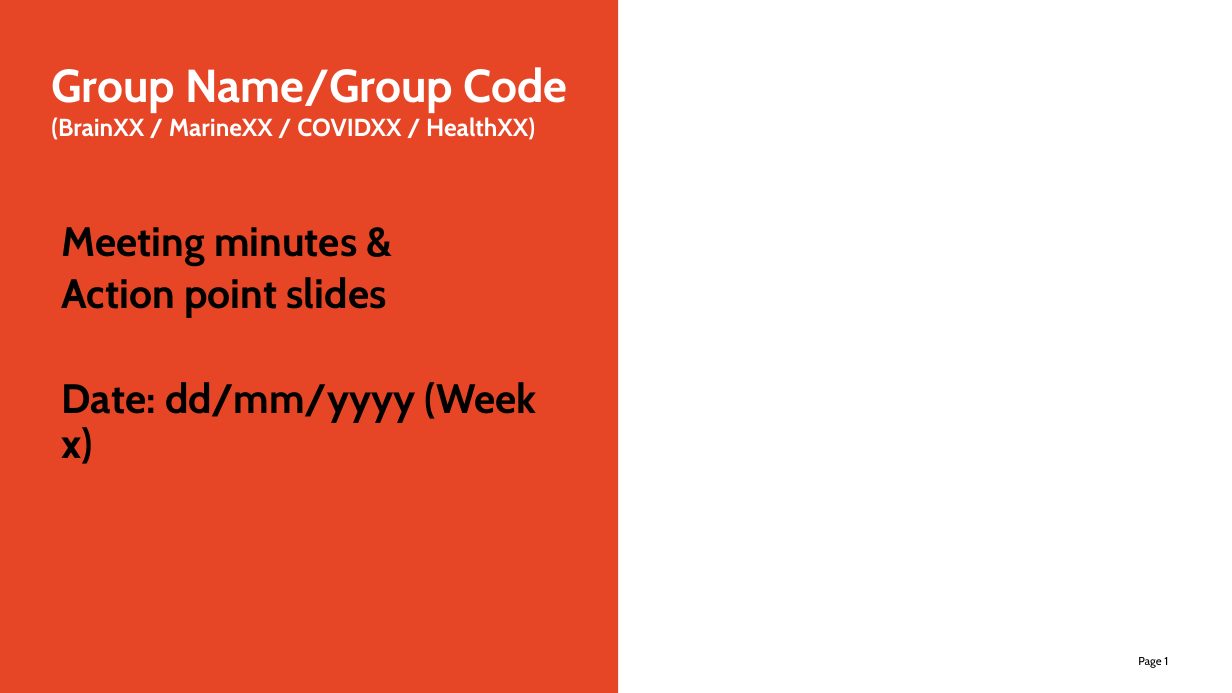
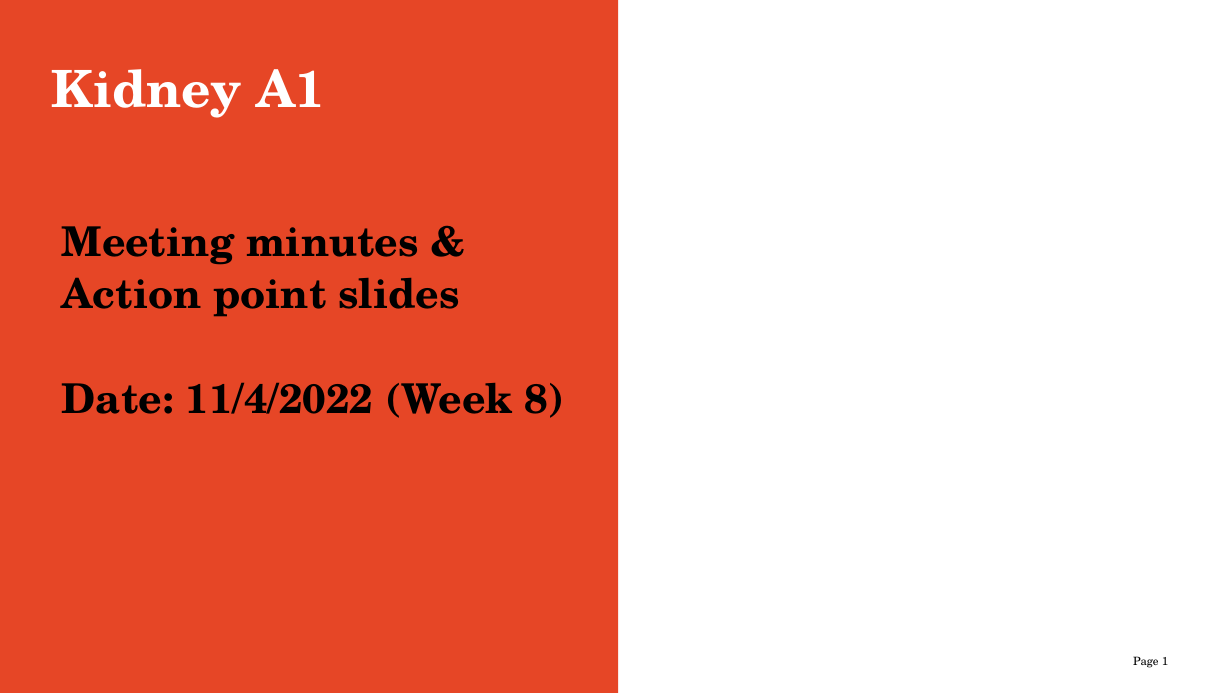
Before and after one commit to zephyralistair/Data3888-KidneyA1, a slide deck: slide 1 of Weekly Updates/Week 8.pptx. Drawn at 1232x693 pixels with LibreOffice and Linux fonts; fonts in the diff are those of the drawing; background and template pictures are left out. Boxes give left, top, right and bottom in pixels: in the first picture for what was removed or moved away, otherwise in the second. Text is boxed around its words. In the diff, an @@ line names an element or a change of style, - is before the commit and + after.

```diff
--- a/Weekly Updates/Week 8.pptx
+++ b/Weekly Updates/Week 8.pptx
@@ title at (51,69,324,118): text changed; size 14.4 to 30 pt; font Cabin to TeX Gyre Schola @@
-Group Name/Group Code (BrainXX / MarineXX / COVIDXX / HealthXX)
+Kidney A1
@@ text at (62,226,460,317): font Cabin to TeX Gyre Schola in "Meeting minutes &", "Action point slides"; less space between paragraphs @@
@@ text at (62,382,565,418): text changed; font Cabin to TeX Gyre Schola @@
-Date: dd/mm/yyyy (Week x)
+Date: 11/4/2022 (Week 8)
@@ page number at (1133,656,1168,668): font Cabin to TeX Gyre Schola @@
```
Also in this commit, not shown: 2 other slides changed, 18 slides removed, 2 other files.
